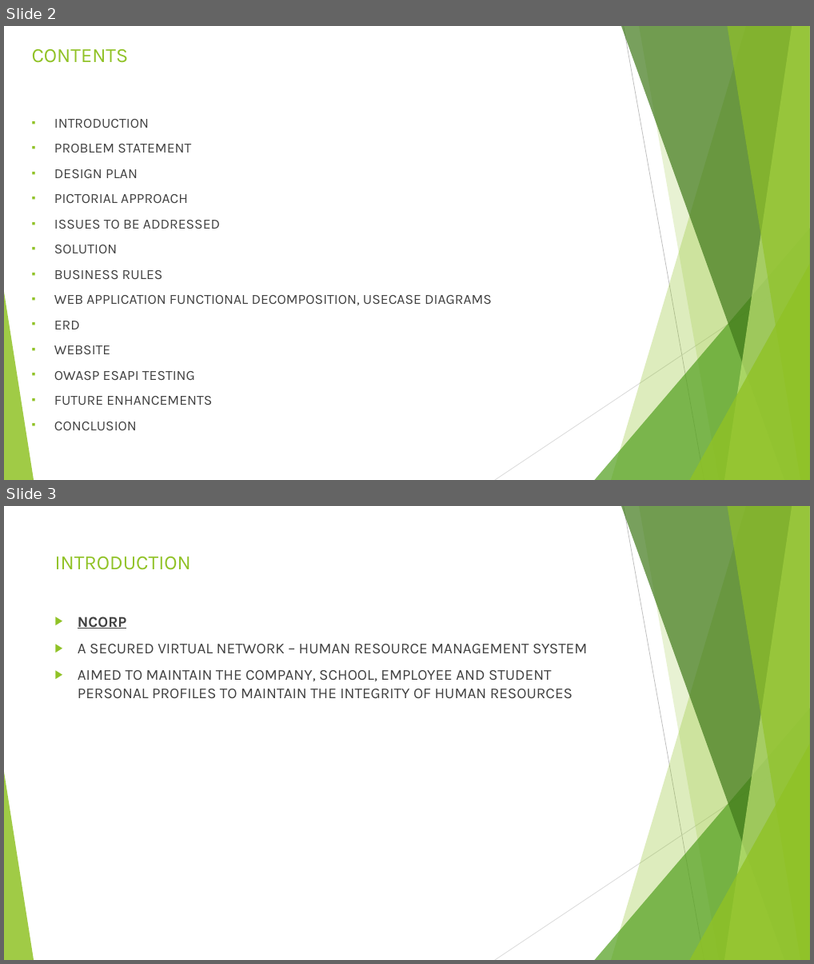
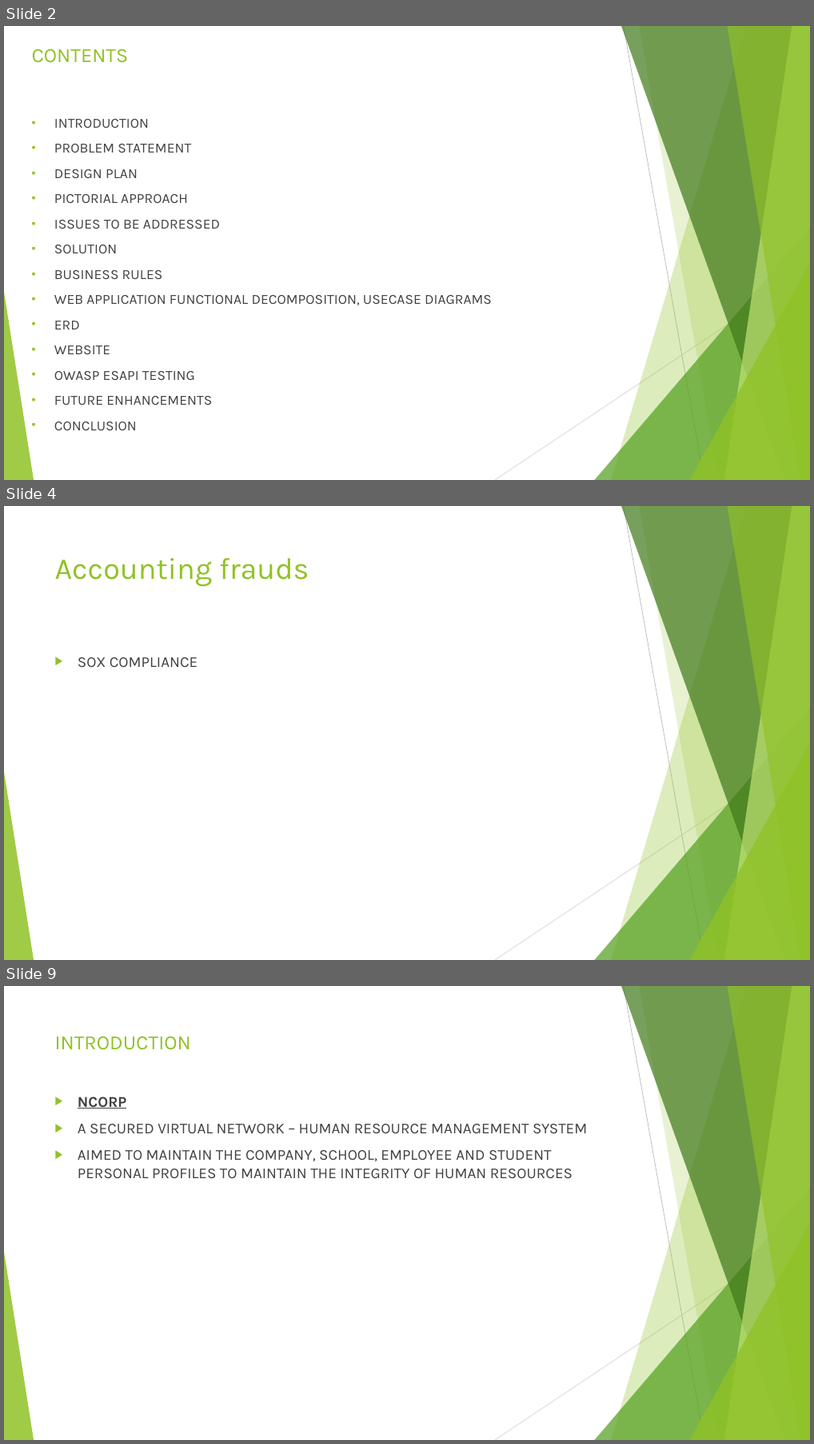
Before and after one commit to nrsharma12/NCORP, a slide deck: RSNORI CS670/RSNORI CS670 PPT.pptx. Shown one above the other, each under a label of ours: slides 2 and 3 before the commit, slides 2, 4 and 9 after it; the slides between them are not shown. The pictures are 814x964 and 814x1444 pixels, drawn with LibreOffice and Linux fonts; fonts in the diff are those of the drawing. Boxes give left, top, right and bottom in pixels: in the first picture for what was removed or moved away, otherwise in the second. Text is boxed around its words. In the diff, an @@ line names an element or a change of style, - is before the commit and + after.

```diff
--- a/RSNORI CS670/RSNORI CS670 PPT.pptx
+++ b/RSNORI CS670/RSNORI CS670 PPT.pptx
@@ slide 4 added at [4, 506, 810, 960], background #FFFFFF; not listed: 10 template elements that a slide beside it also shows @@
@@ title added at [55, 558, 309, 587], 36 pt, text #90C226 @@
+Accounting frauds
@@ text added at [78, 657, 198, 667], 18 pt, text #404040 @@
+▶ SOX COMPLIANCE
@@ what was slide 3 is now slide 9 @@
```
Also in this commit, not shown: 5 other slides added.
